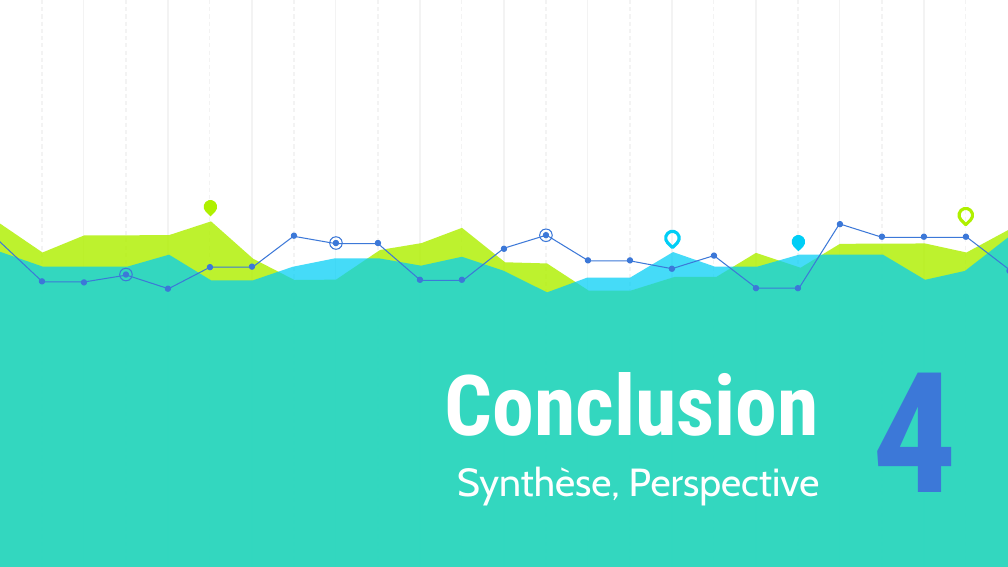
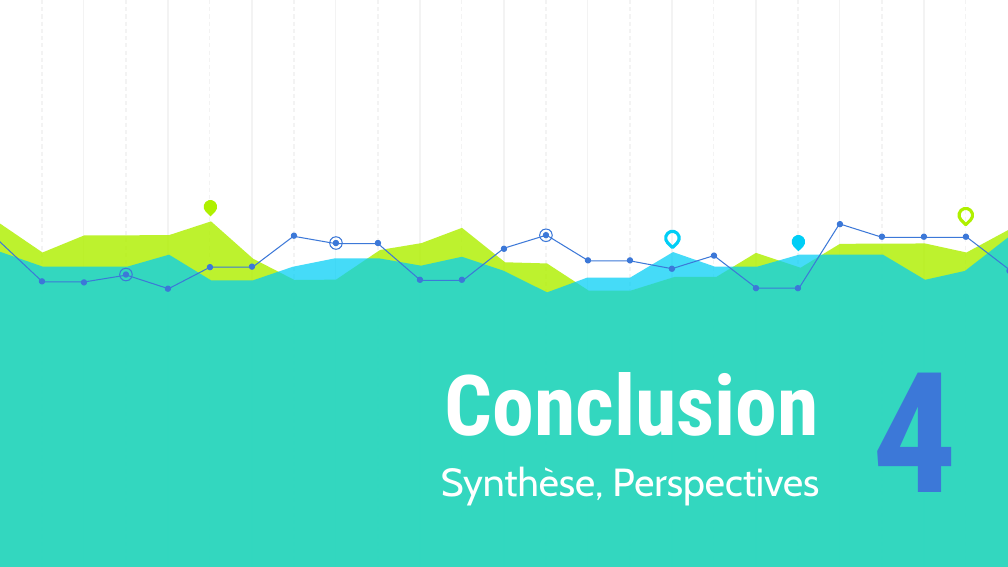
Before and after one commit to AzeddineZadir/docpfc, a slide deck: slide 21 of présentation licence 3.pptx. Drawn at 1008x567 pixels with LibreOffice and Linux fonts; fonts in the diff are those of the drawing. Boxes give left, top, right and bottom in pixels: in the first picture for what was removed or moved away, otherwise in the second. Text is boxed around its words. In the diff, an @@ line names an element or a change of style, - is before the commit and + after.

```diff
--- a/présentation licence 3.pptx
+++ b/présentation licence 3.pptx
@@ subtitle at bbox=[441, 466, 819, 506]: text changed @@
-Synthèse, Perspective
+Synthèse, Perspectives
```
Also in this commit, not shown: 6 other slides changed.
